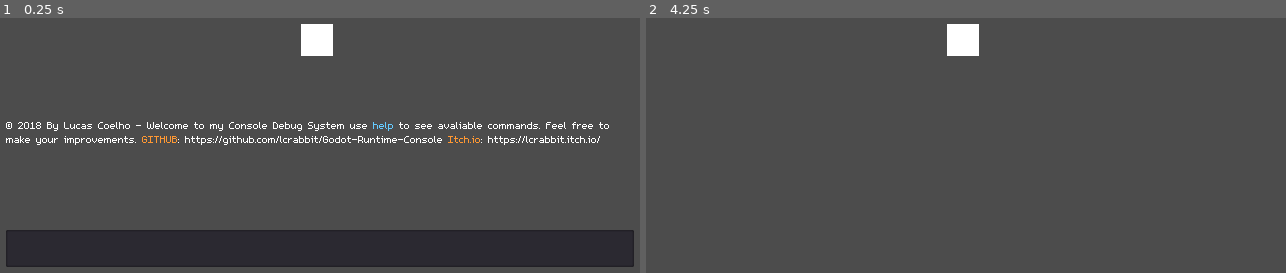
Above: before the commit, frames 1-2 (left to right).
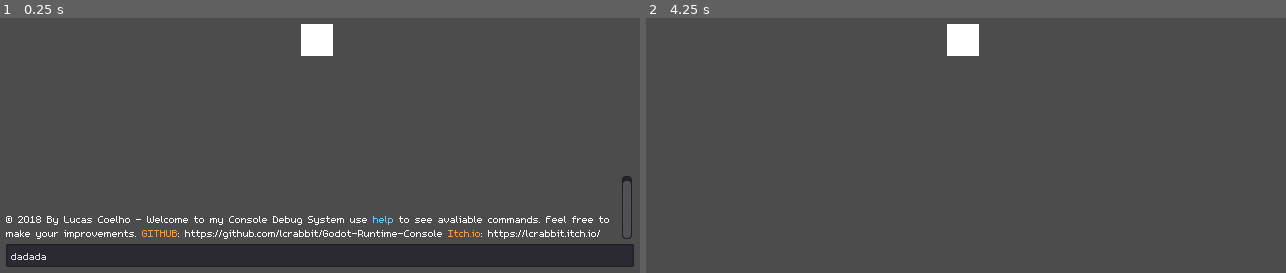
Above: after the commit, the same moments.

Repository: coelhucas/Godot-Runtime-Console
Game: Godot game, scene res://main.tscn
Same seed, same stepped clock (60 frames per second), same inputs: the game is played once before the commit and once after it.
Inputs:
- Up to frame 1 (0.25 s): no input
- Up to frame 2 (4.25 s): tap Enter at 0.5, 2, 3.5 s; hold Insert (ui_select) 0.53-1.28 s; tap Space at 1.25, 2.75 s; hold Left (ui_left) 1.28-2.03 s; tap Insert (ui_select) at 1.35, 1.52, 1.82, 2.85, 3.02, 3.32 s; hold Insert (ui_select) 2.03-2.78 s; hold Left (ui_left) from 3.53 s (still down); hold Insert (ui_select) from 3.53 s (still down); tap ` (toggle_console) at 4.15 s

The runs differ from the first frame. In frame 1, 7.7% of the frame differs, in the area x 0-100%, y 40-95%; in frame 2, nothing differs.

Commit message:
Better design and code

Diff:
--- a/Assets/Scenes/UI.tscn
+++ b/Assets/Scenes/UI.tscn
@@ -5,7 +5,7 @@
 
 [sub_resource type="DynamicFont" id=1]
 
-size = 32
+size = 16
 use_mipmaps = false
 use_filter = false
 font_data = ExtResource( 1 )
@@ -28,13 +28,13 @@
 
 position = Vector2( 6, 335 )
 
-[node name="Input" type="TextEdit" parent="Console"]
+[node name="Input" type="LineEdit" parent="Console"]
 
 anchor_left = 0.0
 anchor_top = 0.0
 anchor_right = 0.0
 anchor_bottom = 0.0
-margin_top = -18.0
+margin_top = -4.0
 margin_right = 628.0
 margin_bottom = 19.0
 rect_pivot_offset = Vector2( 0, 0 )
@@ -43,20 +43,13 @@
 size_flags_horizontal = 1
 size_flags_vertical = 1
 custom_fonts/font = SubResource( 1 )
-text = ""
-readonly = false
-highlight_current_line = false
-syntax_highlighting = false
-show_line_numbers = false
-highlight_all_occurrences = false
-override_selected_font_color = false
-context_menu_enabled = true
-smooth_scrolling = false
-v_scroll_speed = 0.0
-hiding_enabled = 0
-caret_block_mode = true
+text = "dadada"
+focus_mode = 2
+placeholder_text = ">"
+placeholder_alpha = 0.6
 caret_blink = true
 caret_blink_speed = 0.65
+context_menu_enabled = true
 script = ExtResource( 2 )
 
 [node name="Debug" type="RichTextLabel" parent="Console"]
@@ -65,9 +58,9 @@
 anchor_top = 0.0
 anchor_right = 0.0
 anchor_bottom = 0.0
-margin_top = -130.0
+margin_top = -73.0
 margin_right = 627.0
-margin_bottom = -23.0
+margin_bottom = -8.0
 rect_pivot_offset = Vector2( 0, 0 )
 mouse_filter = 0
 size_flags_horizontal = 1
--- a/Assets/Scripts/Autoload/Console.gd
+++ b/Assets/Scripts/Autoload/Console.gd
@@ -18,7 +18,7 @@
 func _ready():
 
 	debug_log.set_scroll_follow(true)
-	debug_log.append_bbcode("© 2018 By Lucas Coelho - Welcome to my C …(256 unchanged characters)…
+	debug_log.append_bbcode("\n \n \n© 2018 By Lucas Coelho - Welcome to my C …(256 unchanged characters)…
 
 	register_command("help", {
 			description = "Shows avaliable commands.",
@@ -82,7 +82,6 @@
 		append_bbcode("[color=#66ccff]" + cmd + ":[/color] " + description + " [color=#ccff99](usage: " + cmd + ")[/color]\n")
 
 func handle_command(text):
-	input.cursor_set_line(0)
 	var cmd = text.split(" ", true)
 
 	if commands.has(cmd[0]):
@@ -105,4 +104,5 @@
 		console.visible = false
 	else:
 		active = true
+		input.select_all()
 		console.visible = true
--- a/Assets/Scripts/InputField.gd
+++ b/Assets/Scripts/InputField.gd
@@ -1,4 +1,4 @@
-extends TextEdit
+extends LineEdit
 
 var command
 
--- a/main.tscn
+++ b/main.tscn
@@ -2,11 +2,13 @@
 
 [ext_resource path="res://Assets/Scenes/UI.tscn" type="PackedScene" id=1]
 
-[node name="main" type="Node2D"]
+[node name="main" type="Node2D" index="0"]
 
-[node name="GUI" parent="." instance=ExtResource( 1 )]
+[node name="GUI" parent="." index="0" instance=ExtResource( 1 )]
 
-[node name="Player" type="KinematicBody2D" parent="."]
+transform = Transform2D( 1, 0, 0, 1, 0, 0 )
+
+[node name="Player" type="KinematicBody2D" parent="." index="1"]
 
 position = Vector2( 316.536, 127.003 )
 input_pickable = false
@@ -14,7 +16,7 @@
 collision_mask = 1
 collision/safe_margin = 0.08
 
-[node name="ColorRect" type="ColorRect" parent="Player"]
+[node name="ColorRect" type="ColorRect" parent="Player" index="0"]
 
 anchor_left = 0.0
 anchor_top = 0.0
@@ -25,8 +27,8 @@
 margin_right = 16.0
 margin_bottom = 16.0
 rect_pivot_offset = Vector2( 0, 0 )
-rect_clip_content = false
 mouse_filter = 0
+mouse_default_cursor_shape = 0
 size_flags_horizontal = 1
 size_flags_vertical = 1
 color = Color( 1, 1, 1, 1 )
